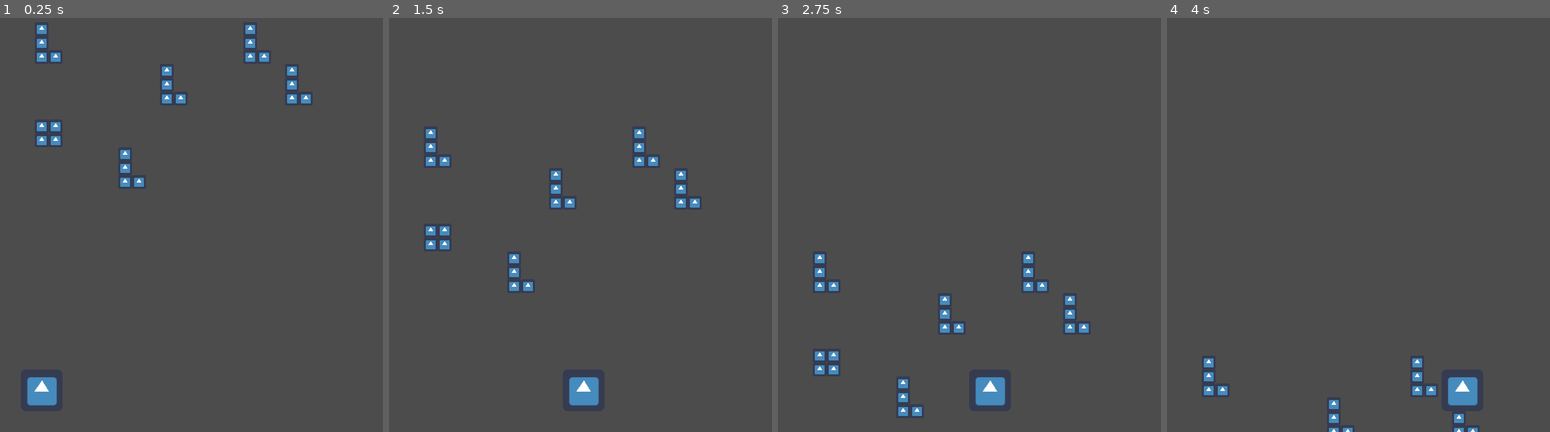
Above: before the commit, frames 1-4 (left to right).
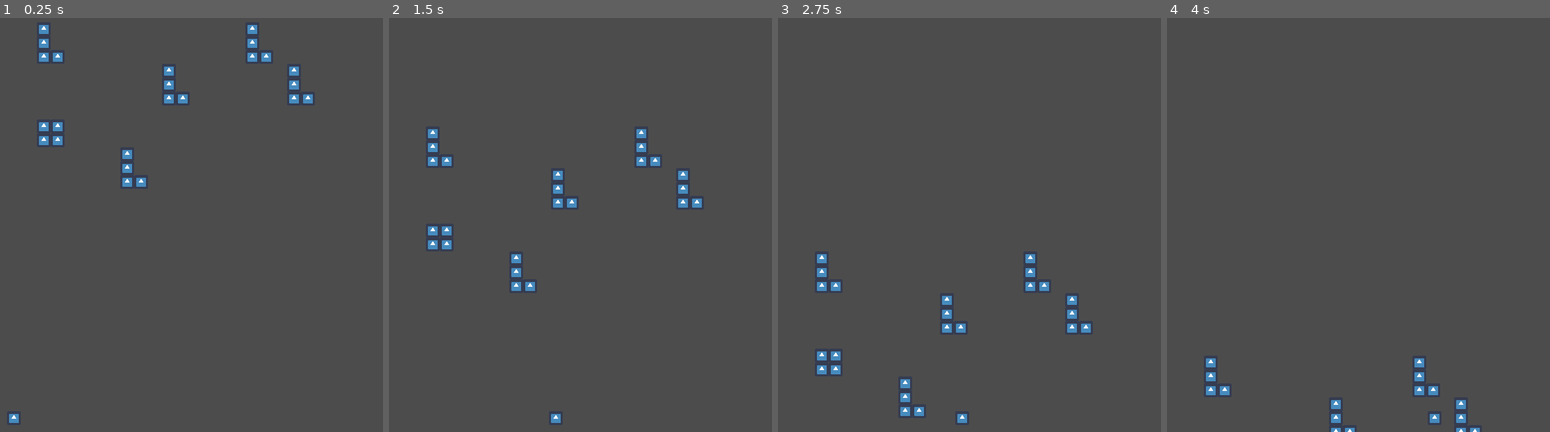
Above: after the commit, the same moments.

Repository: epayet/ludum-dare-41
Game: Godot game, scene res://World/World.tscn
Two runs of this game, one before a commit and one after it. Both use one fixed random seed, a clock stepped at 60 frames per second and the inputs below. The engine's default icon, where the game draws it, is replaced by a stand-in: a white triangle on a blue panel in a dark square.
Inputs:
- Up to frame 1 (0.25 s): no input
- Up to frame 2 (1.5 s): tap Enter at 0.5 s; hold Right (ui_right) 0.53-1.28 s; hold Left (ui_left) from 1.28 s (still down)
- Up to frame 3 (2.75 s): release Left (ui_left) at 2.03 s; hold Right (ui_right) from 2.03 s (still down)
- Up to frame 4 (4 s): release Right (ui_right) at 3.53 s; hold Left (ui_left) from 3.53 s (still down)

The runs differ from the first frame. In frame 1, 1.4% of the frame differs, in the area x 2-82%, y 1-98%; in frame 2, 1.4%; in frame 3, 1.4%; in frame 4, 1.0%.

Commit message:
tetromino J

Diff:
--- a/Player/Player.tscn
+++ b/Player/Player.tscn
@@ -6,10 +6,12 @@
 [sub_resource type="RectangleShape2D" id=1]
 
 custom_solver_bias = 0.0
-extents = Vector2( 27.602, 29.02 )
+extents = Vector2( 32, 32 )
 
 [node name="Player" type="Node2D"]
 
+position = Vector2( 9.53674e-07, 9.53674e-07 )
+scale = Vector2( 0.3125, 0.3125 )
 script = ExtResource( 1 )
 _sections_unfolded = [ "Transform" ]
 __meta__ = {
@@ -18,9 +20,8 @@
 time_unit = 0.2
 SCALE = 30
 
-[node name="Area2D" type="Area2D" parent="." index="0"]
+[node name="Player" type="Area2D" parent="." index="0"]
 
-editor/display_folded = true
 input_pickable = true
 gravity_vec = Vector2( 0, 1 )
 gravity = 98.0
@@ -30,13 +31,13 @@
 audio_bus_name = "Master"
 _sections_unfolded = [ "Transform" ]
 
-[node name="CollisionShape2D" type="CollisionShape2D" parent="Area2D" index="0"]
+[node name="CollisionShape2D" type="CollisionShape2D" parent="Player" index="0"]
 
 shape = SubResource( 1 )
 
 [node name="Sprite" type="Sprite" parent="." index="1"]
 
-position = Vector2( -9.53674e-07, 9.53674e-07 )
-scale = Vector2( 0.9375, 0.9375 )
+position = Vector2( -4.58956e-06, -2.5034e-06 )
+scale = Vector2( 1, 1 )
 texture = ExtResource( 2 )
 _sections_unfolded = [ "Transform" ]
--- a/Tetromino/Tetromino.gd
+++ b/Tetromino/Tetromino.gd
@@ -13,7 +13,6 @@
 	print(area.get_name())
 	if area.get_name() == "player":
 		print("oups")
-		print("oups")
 	print("collision")
 
 func remove():
--- /dev/null
+++ b/Tetromino/TetrominoJ.tscn
@@ -0,0 +1,87 @@
+[gd_scene load_steps=3 format=2]
+
+[ext_resource path="res://Tetromino/Tetromino.gd" type="Script" id=1]
+[ext_resource path="res://icon.png" type="Texture" id=2]
+
+[node name="J" type="Node2D" index="0"]
+
+editor/display_folded = true
+script = ExtResource( 1 )
+orientation = false
+
+[node name="Block1" type="Node2D" parent="." index="0"]
+
+editor/display_folded = true
+scale = Vector2( 0.34375, 0.34375 )
+__meta__ = {
+"_edit_group_": true
+}
+
+[node name="Sprite" type="Sprite" parent="Block1" index="0"]
+
+position = Vector2( -1.3113e-06, 1.3113e-06 )
+scale = Vector2( 0.909091, 0.909091 )
+texture = ExtResource( 2 )
+
+[node name="Block2" type="Node2D" parent="." index="1"]
+
+editor/display_folded = true
+position = Vector2( 0, -20 )
+scale = Vector2( 0.34375, 0.34375 )
+__meta__ = {
+"_edit_group_": true
+}
+
+[node name="Sprite" type="Sprite" parent="Block2" index="0"]
+
+position = Vector2( 1.3113e-06, 4.41074e-06 )
+scale = Vector2( 0.909091, 0.909091 )
+texture = ExtResource( 2 )
+
+[node name="Block3" type="Node2D" parent="." index="2"]
+
+editor/display_folded = true
+position = Vector2( 0, -40 )
+scale = Vector2( 0.34375, 0.34375 )
+__meta__ = {
+"_edit_group_": true
+}
+
+[node name="Sprite" type="Sprite" parent="Block3" index="0"]
+
+position = Vector2( 1.3113e-06, -3.21865e-06 )
+scale = Vector2( 0.909091, 0.909091 )
+texture = ExtResource( 2 )
+
+[node name="Block4" type="Node2D" parent="." index="3"]
+
+editor/display_folded = true
+position = Vector2( -20, 0 )
+scale = Vector2( 0.34375, 0.34375 )
+__meta__ = {
+"_edit_group_": true
+}
+
+[node name="Sprite" type="Sprite" parent="Block4" index="0"]
+
+position = Vector2( -6.67572e-06, 1.3113e-06 )
+scale = Vector2( 0.909091, 0.909091 )
+texture = ExtResource( 2 )
+
+[node name="Collision" type="Area2D" parent="." index="4"]
+
+editor/display_folded = true
+input_pickable = true
+gravity_vec = Vector2( 0, 1 )
+gravity = 98.0
+linear_damp = 0.1
+angular_damp = 1.0
+audio_bus_override = false
+audio_bus_name = "Master"
+
+[node name="CollisionPolygon2D" type="CollisionPolygon2D" parent="Collision" index="0"]
+
+build_mode = 0
+polygon = PoolVector2Array( -30, -10, -10, -10, -10, -50, 10, -50, 10, 10, -30, 10 )
+
+[connection signal="area_entered" from="Collision" to="." method="_on_Area2D_area_entered"]
--- a/World/World.tscn
+++ b/World/World.tscn
@@ -5,8 +5,9 @@
 [ext_resource path="res://Tetromino/TetrominoSquare.tscn" type="PackedScene" id=3]
 [ext_resource path="res://Player/Player.tscn" type="PackedScene" id=4]
 
-[node name="World" type="Node2D"]
+[node name="World" type="Node2D" index="0"]
 
+position = Vector2( 3, 0 )
 script = ExtResource( 1 )
 grid_width = 10
 grid_height = 15
@@ -42,7 +43,7 @@
 
 [node name="Player" parent="." index="1" instance=ExtResource( 4 )]
 
-position = Vector2( 60, 540 )
+position = Vector2( 17, 580 )
 SCALE = 60
 
 [connection signal="tick" from="Player" to="." method="_on_Player_move"]
